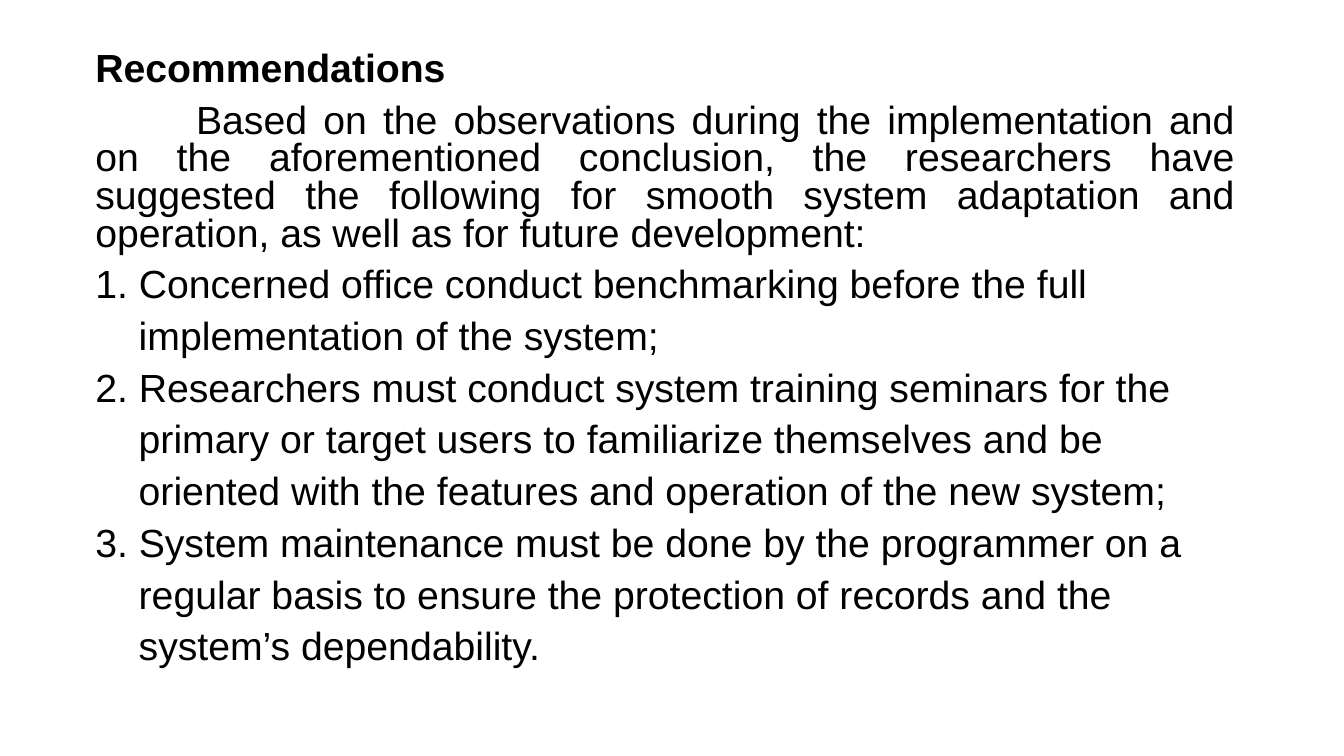
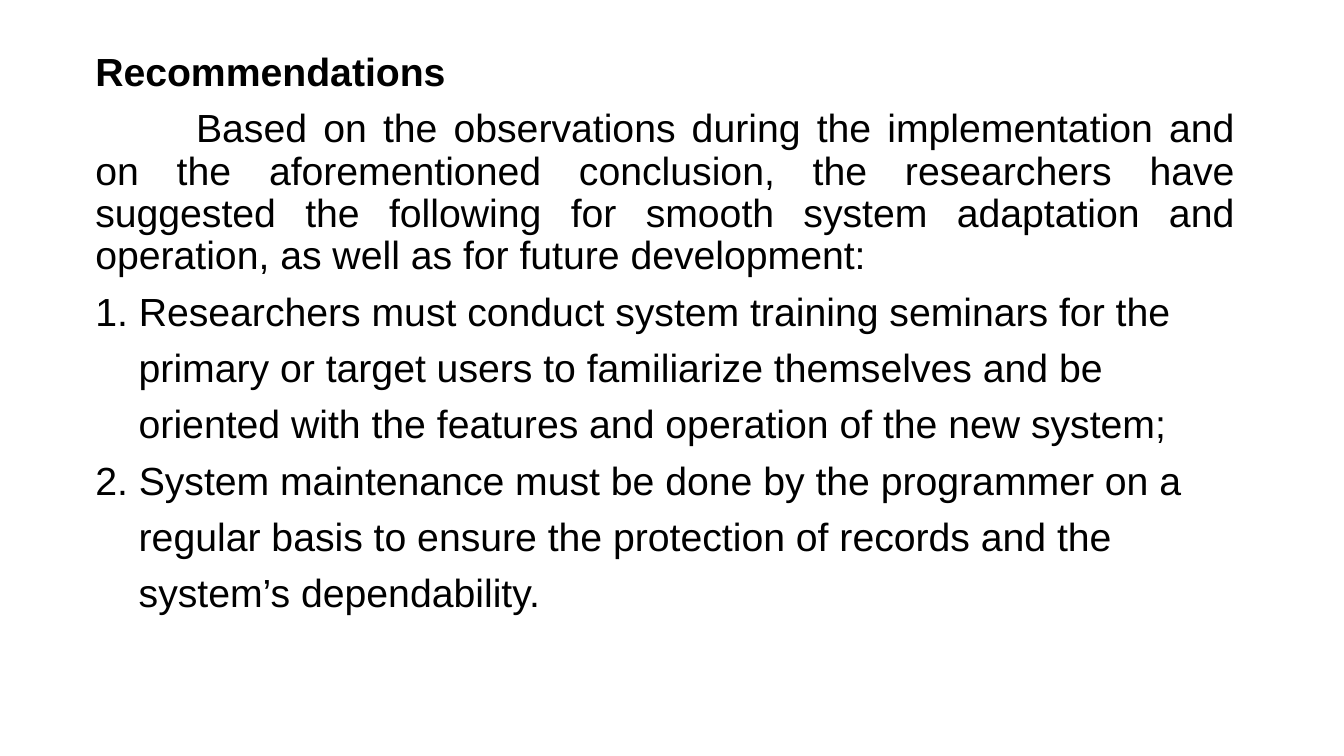
Before and after one commit to markrusselbaral/e-voting-system, a slide deck: slide 30 of thesis-docs/SSG E – VOTING SYSTEM USING LARAVEL.pptx. Drawn at 1344x756 pixels with LibreOffice and Linux fonts; fonts in the diff are those of the drawing. Boxes give left, top, right and bottom in pixels: in the first picture for what was removed or moved away, otherwise in the second. Text is boxed around its words. In the diff, an @@ line names an element or a change of style, - is before the commit and + after.

```diff
--- a/thesis-docs/SSG E – VOTING SYSTEM USING LARAVEL.pptx
+++ b/thesis-docs/SSG E – VOTING SYSTEM USING LARAVEL.pptx
@@ text at [95,57,1235,615]: line spacing 0.8 to 0.9 @@
@@ text at [95,297,1170,334]: text changed @@
-1. Concerned office conduct benchmarking before the full
-implementation of the system;
-2. Researchers must conduct system training seminars for the
+1. Researchers must conduct system training seminars for the
@@ text at [95,466,1181,503]: text changed @@
-3. System maintenance must be done by the programmer on a
+2. System maintenance must be done by the programmer on a
```
Also in this commit, not shown: 2 other files.
